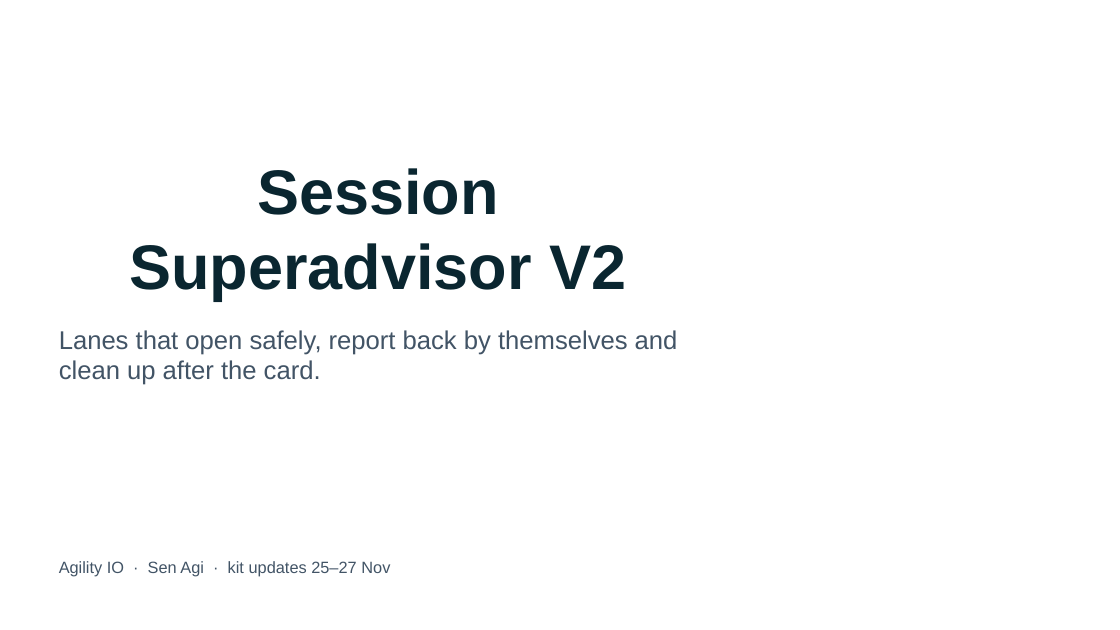
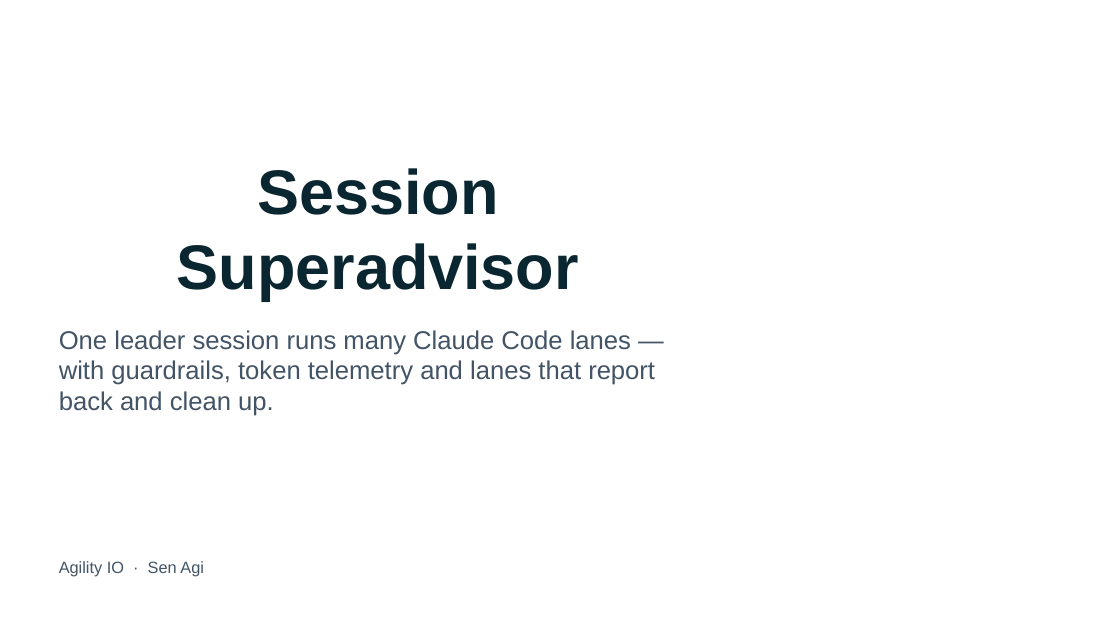
Before and after one commit to trungungtoan-agilityio/AgiAgentKit, a slide deck: slide 1 of docs/talk/v2/Session-Superadvisor-V2-AgilityIO.pptx. Drawn at 1120x630 pixels with LibreOffice and Linux fonts; fonts in the diff are those of the drawing; background and template pictures are left out. Boxes give left, top, right and bottom in pixels: in the first picture for what was removed or moved away, otherwise in the second. Text is boxed around its words. In the diff, an @@ line names an element or a change of style, - is before the commit and + after.

```diff
--- a/docs/talk/v2/Session-Superadvisor-V2-AgilityIO.pptx
+++ b/docs/talk/v2/Session-Superadvisor-V2-AgilityIO.pptx
@@ title at <box>177,168,579,301</box>: text changed @@
-Session Superadvisor V2
+Session Superadvisor
@@ text at <box>59,330,655,416</box>: text changed @@
-Lanes that open safely, report back by themselves and clean up after the card.
+One leader session runs many Claude Code lanes — with guardrails, token telemetry and lanes that report back and clean up.
@@ text at <box>59,561,204,577</box>: text changed @@
-Agility IO · Sen Agi · kit updates 25–27 Nov
+Agility IO · Sen Agi
```
Also in this commit, not shown: 11 other slides changed, 7 slides added, 2 slides removed, 11 other files.
